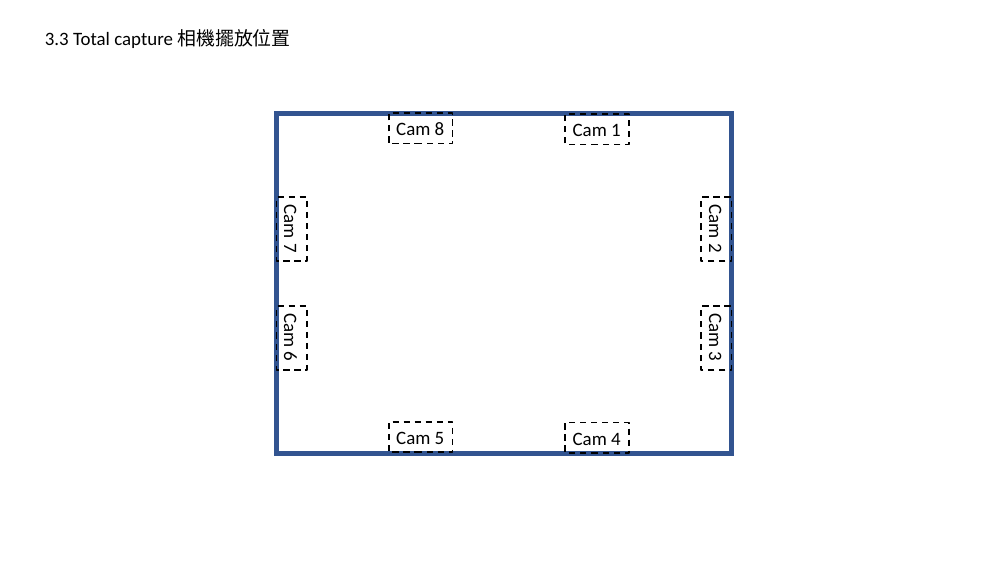
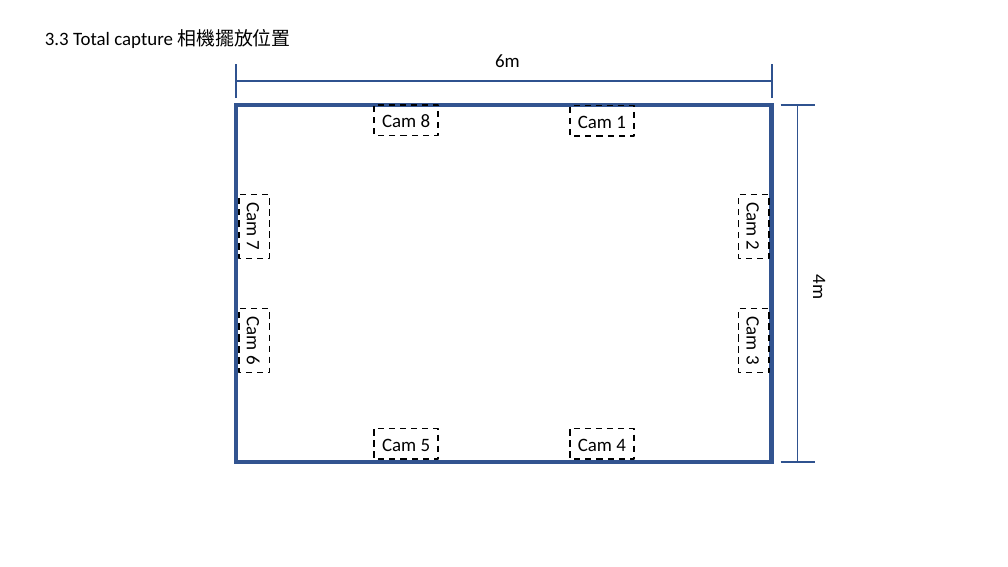
Before and after one commit to chen4011/thesis_chenpc, a slide deck: slide 2 of paper figure.pptx. Drawn at 1008x567 pixels with LibreOffice and Linux fonts; fonts in the diff are those of the drawing. Boxes give left, top, right and bottom in pixels: in the first picture for what was removed or moved away, otherwise in the second. Text is boxed around its words. In the diff, an @@ line names an element or a change of style, - is before the commit and + after.

```diff
--- a/paper figure.pptx
+++ b/paper figure.pptx
@@ group added at (x1=236, y1=54, x2=831, y2=462): 6 lines, 2 texts @@
+4m
+6m
@@ rectangle resized from (x1=276, y1=113, x2=731, y2=454) to (x1=236, y1=105, x2=772, y2=462) @@
@@ rectangle "Cam 8" moved from (x1=389, y1=113, x2=453, y2=144) to (x1=374, y1=105, x2=439, y2=135) @@
@@ rectangle "Cam 1" moved from (x1=566, y1=114, x2=630, y2=144) to (x1=570, y1=106, x2=634, y2=136) @@
@@ rectangle "Cam 7" moved from (x1=276, y1=197, x2=307, y2=261) to (x1=239, y1=194, x2=270, y2=258) @@
@@ alignment left to centre in 8 elements at (x1=570, y1=429, x2=634, y2=459), (x1=570, y1=106, x2=634, y2=136), (x1=374, y1=429, x2=439, y2=459), (x1=374, y1=105, x2=439, y2=135), (x1=239, y1=308, x2=270, y2=372), (x1=739, y1=308, x2=769, y2=372), (x1=239, y1=194, x2=270, y2=258), (x1=739, y1=194, x2=769, y2=258) @@
@@ rectangle "Cam 2" moved from (x1=701, y1=197, x2=732, y2=261) to (x1=739, y1=194, x2=769, y2=258) @@
@@ rectangle "Cam 6" moved from (x1=276, y1=306, x2=307, y2=370) to (x1=239, y1=308, x2=270, y2=372) @@
@@ rectangle "Cam 3" moved from (x1=701, y1=306, x2=732, y2=370) to (x1=739, y1=308, x2=769, y2=372) @@
@@ rectangle "Cam 5" moved from (x1=389, y1=422, x2=453, y2=452) to (x1=374, y1=429, x2=439, y2=459) @@
@@ rectangle "Cam 4" moved from (x1=566, y1=423, x2=630, y2=453) to (x1=570, y1=429, x2=634, y2=459) @@
```
Also in this commit, not shown: 8 other files.
